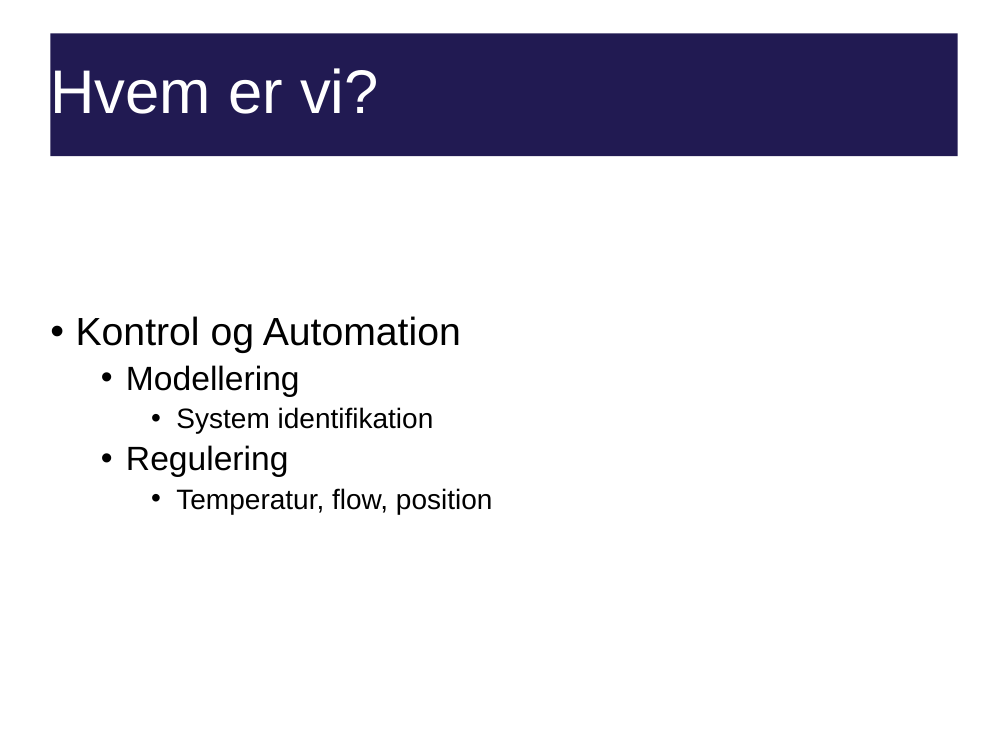
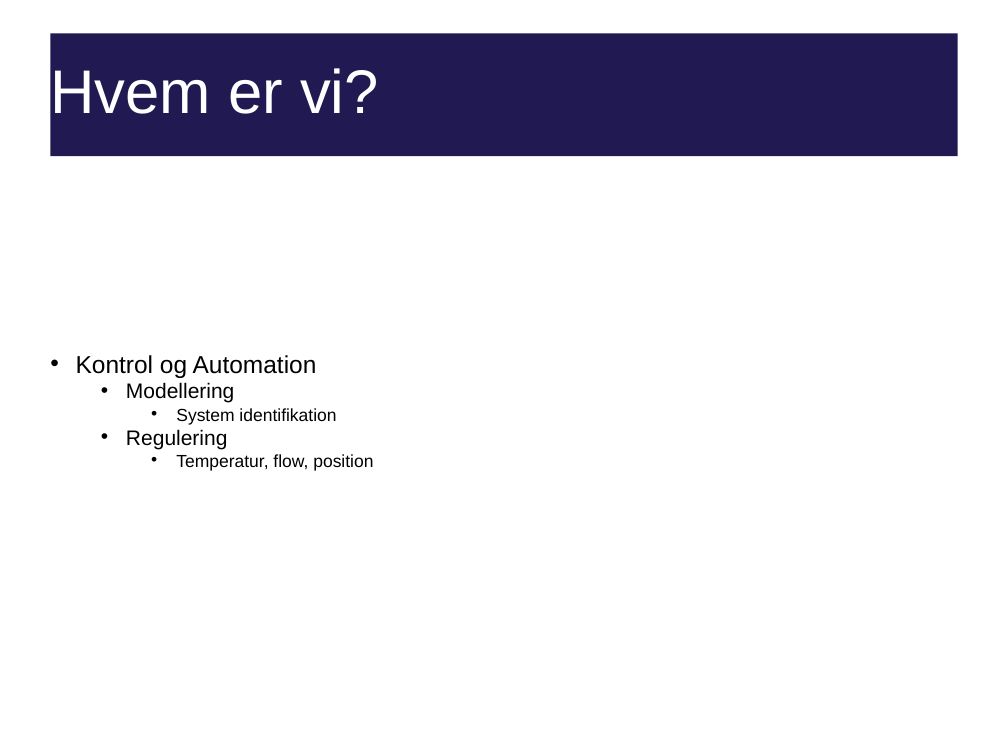
Before and after one commit to tpilga12/P10, a slide deck: slide 3 of Fredericia/presentation/presentation2.pptx. Drawn at 1008x756 pixels with LibreOffice and Linux fonts; fonts in the diff are those of the drawing; background and template pictures are left out. Boxes give left, top, right and bottom in pixels: in the first picture for what was removed or moved away, otherwise in the second. Text is boxed around its words. In the diff, an @@ line names an element or a change of style, - is before the commit and + after.

```diff
--- a/Fredericia/presentation/presentation2.pptx
+++ b/Fredericia/presentation/presentation2.pptx
@@ subtitle "Kontrol og Automation" at (x1=76, y1=355, x2=373, y2=471): size 28 to 17.5 pt in "Kontrol og Automation"; size 24 to 15 pt in "Modellering", "Regulering"; size 20 to 12.5 pt in "System identifikation", "Temperatur, flow, position"; line spacing 0.9 to 0.7 @@
```
Also in this commit, not shown: 2 other slides changed.
